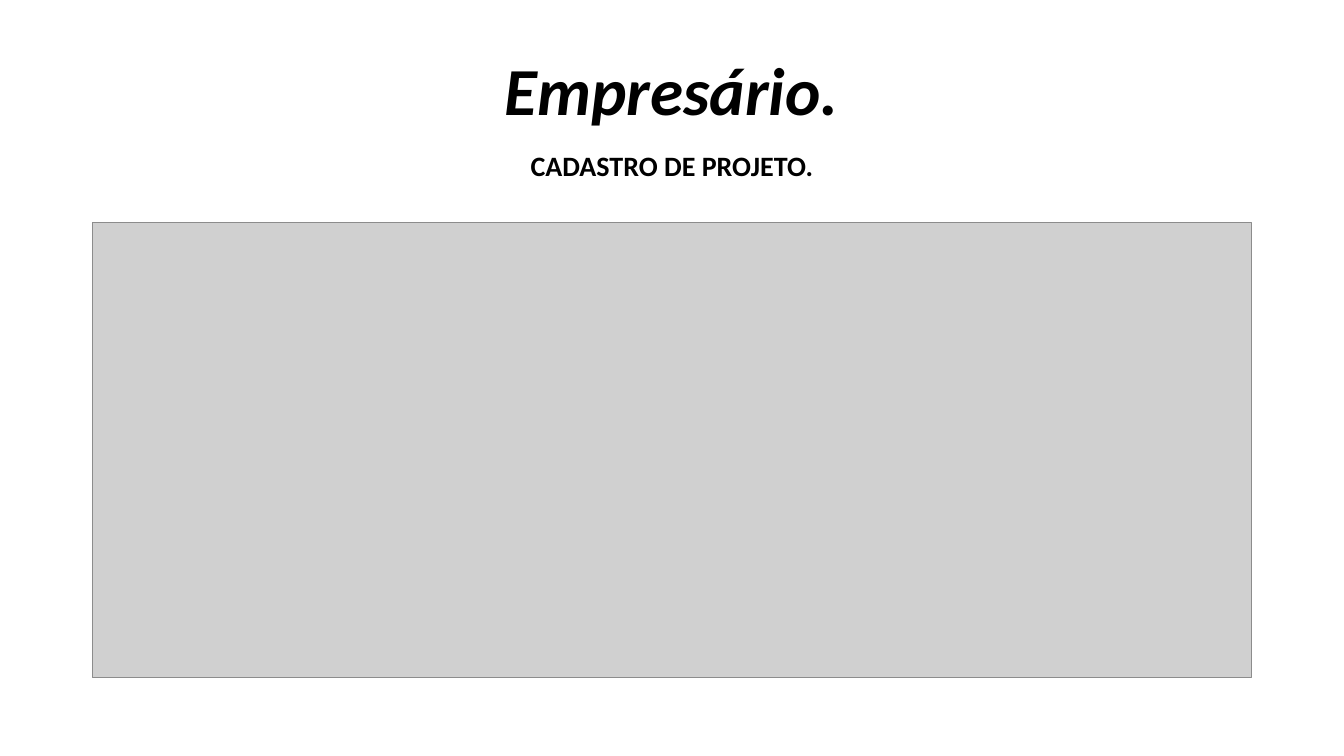
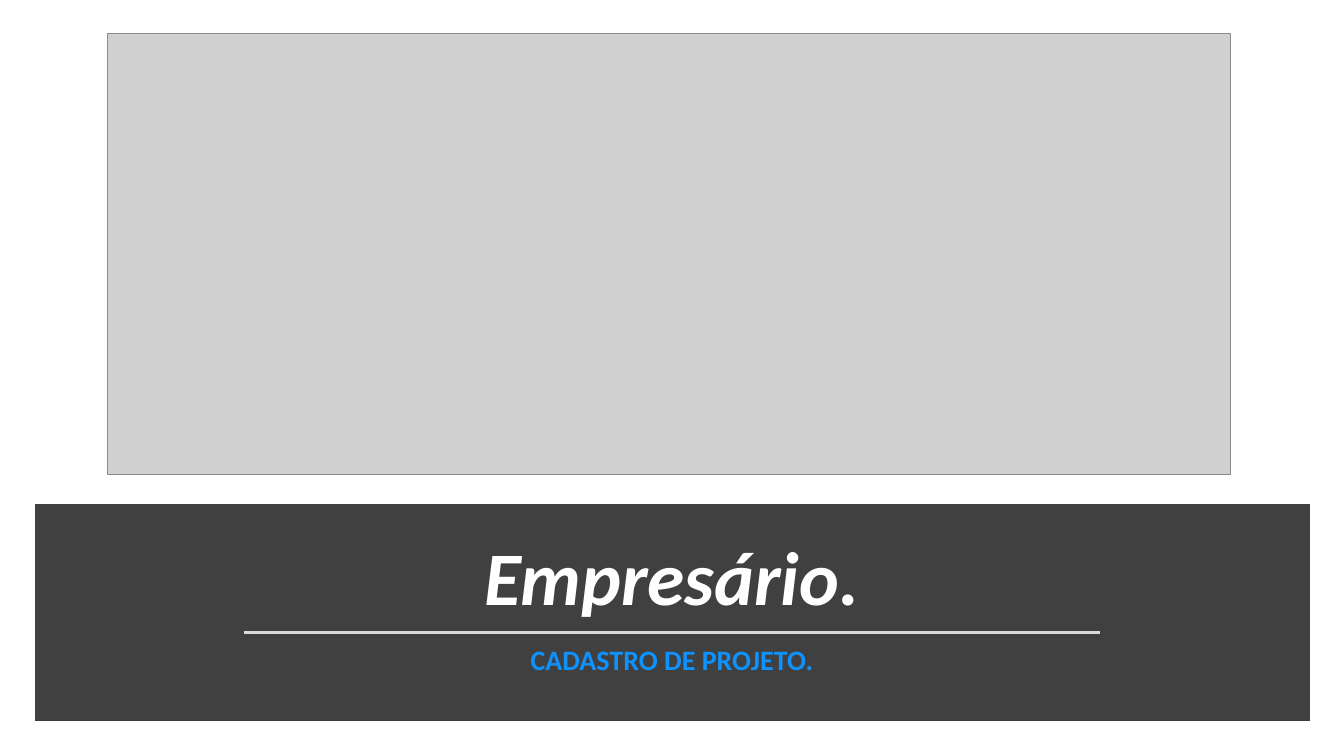
Before and after one commit to giraudgabriel/Projeto-Antenas, a slide deck: slide 25 of diagramas/Requisitos.pptx (slide 26 before the commit). Drawn at 1344x756 pixels with LibreOffice and Linux fonts; fonts in the diff are those of the drawing; grey boxes stand for pictures. Boxes give left, top, right and bottom in pixels: in the first picture for what was removed or moved away, otherwise in the second. Text is boxed around its words. In the diff, an @@ line names an element or a change of style, - is before the commit and + after.

```diff
--- a/diagramas/Requisitos.pptx
+++ b/diagramas/Requisitos.pptx
@@ picture: place and size @@
-picture at (93,223,1252,678)
+picture at (108,34,1231,475)
@@ rectangle added at (41,511,1303,715), fill #404040, outline #404040 10 pt @@
@@ title "Empresário.": place and size @@
-title "Empresário." at (505,68,839,126)
+title "Empresário." at (484,552,860,617)
@@ title "Empresário." at (484,552,860,617): size 48 to 54 pt, text colour #000000 to #FFFFFF @@
@@ text "CADASTRO DE PROJETO.": place and size @@
-text "CADASTRO DE PROJETO." at (531,157,813,177)
+text "CADASTRO DE PROJETO." at (531,651,813,670)
@@ text "CADASTRO DE PROJETO." at (531,651,813,670): text colour #000000 to #1092FC @@
@@ line added from (244, 633) to (1101, 633), #D9D9D9 1.75 pt @@
```
Also in this commit, not shown: 18 other slides changed, 1 slide added, 1 slide removed, 1 other file.
